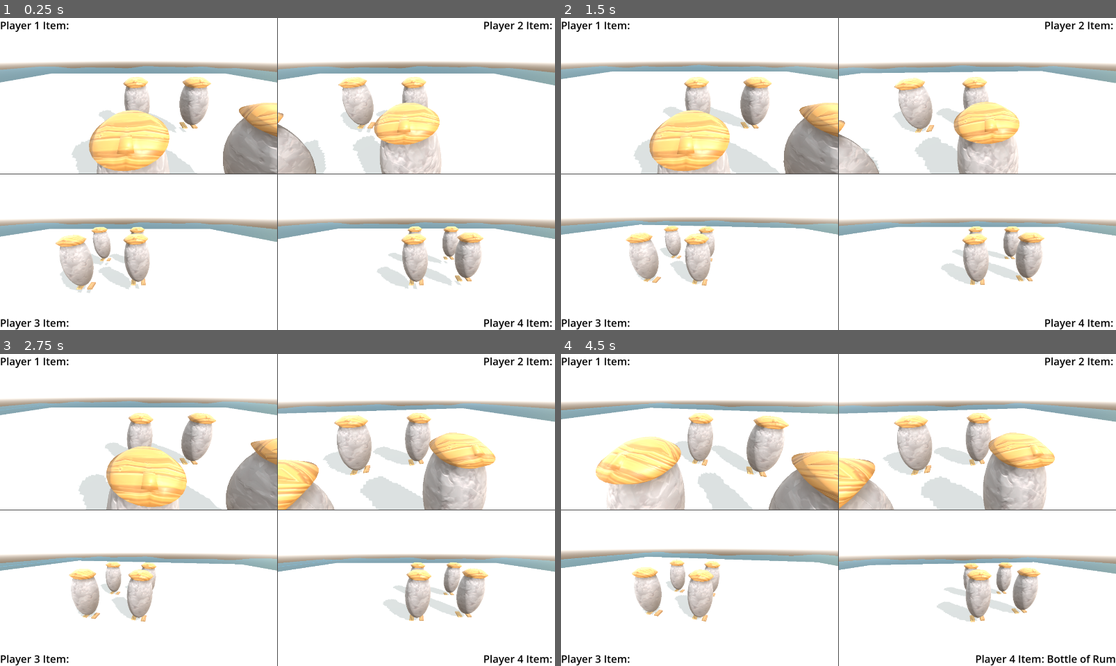
Above: before the commit, frames 1-4 (two rows, left to right).
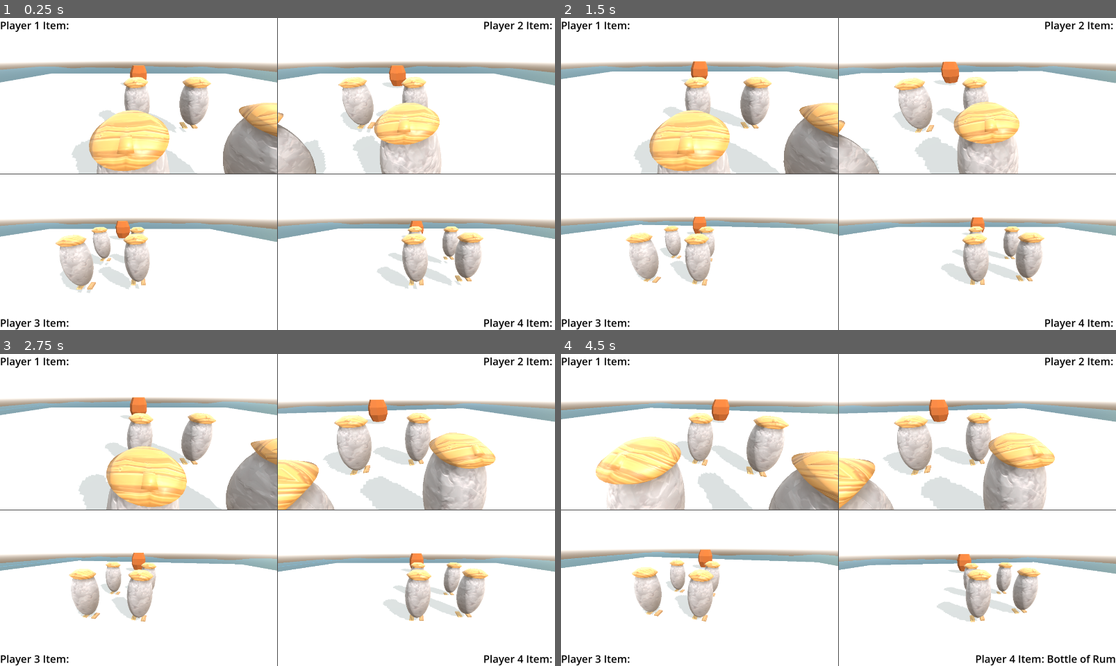
Above: after the commit, the same moments.

Repository: SofiaTilde/wrecked-DH2650-spel-project
Game: Godot game, scene res://node_3d.tscn
The game is run twice, just before and just after one commit, with the same random seed, the same clock (stepped at 60 frames per second) and the same inputs.
Inputs (mouse positions are in pixels of both pictures, inside the frame that each line leads up to):
- Up to frame 1 (0.25 s): no input
- Up to frame 2 (1.5 s): move the mouse to (866, 174) at 0.52 s; move the mouse to (810, 174) at 1.27 s
- Up to frame 3 (2.75 s): move the mouse to (288, 503) at 2.02 s
- Up to frame 4 (4.5 s): move the mouse to (832, 516) at 2.77 s; tap Enter at 3.5 s; move the mouse to (877, 513) at 3.52 s; move the mouse to (794, 506) at 4.27 s

The runs differ from the first frame. In frame 1, 0.5% of the frame differs, in the area x 19-77%, y 15-72%; in frame 2, 0.6%; in frame 3, 0.6%; in frame 4, 0.7%, in the area x 23-74%, y 14-71%.

Commit message:
Add barrel and eyepatch
The models/textures are placeholders. The eyepatch does not currently add an effect.

Diff:
--- /dev/null
+++ b/wrecked/barrel.gd
@@ -0,0 +1,24 @@
+extends Area3D
+
+@export var eyepatch: PackedScene
+var used := false
+func _on_body_entered(body: Node3D) -> void:
+	if used:
+		return
+	used = true
+
+	var item = eyepatch.instantiate()
+	get_parent().add_child(item)
+	item.position = self.position - Vector3(0, 0.7, 0)
+	self.visible = false
+	item.visible = true
+
+	# bob item up and down
+	var tween = get_tree().create_tween()
+	tween.tween_property(item, "global_position", item.global_position + Vector3.UP * 1.5, 0.5) # up 1.5
+	tween.tween_property(item, "global_position", item.global_position + Vector3.UP * 1, 0.25) # down  0.5
+	tween.tween_property(item, "global_position", item.global_position + Vector3.UP * 1.25, 0.25) # up 0.25
+	tween.set_trans(Tween.TRANS_SINE).set_ease(Tween.EASE_OUT)
+	await tween.finished
+	body.update_item_label(item.get_meta("item_name"))
+	item.queue_free() # delete item
--- /dev/null
+++ b/wrecked/items/eyepatch.tscn
@@ -0,0 +1,15 @@
+[gd_scene load_steps=3 format=3 uid="uid://bdvfrko7ynj1k"]
+
+[ext_resource type="ArrayMesh" uid="uid://4y31ju2wpesy" path="res://meshes/barrel/simple eyepatch.obj" id="1_x32ib"]
+
+[sub_resource type="StandardMaterial3D" id="StandardMaterial3D_i5arm"]
+albedo_color = Color(0, 0, 0, 1)
+
+[node name="Eyepatch" type="Node3D"]
+visible = false
+metadata/item_name = "Eyepatch"
+
+[node name="MeshInstance3D" type="MeshInstance3D" parent="."]
+transform = Transform3D(0.31, 0, 0, 0, 0.31, 0, 0, 0, 0.31, 0, 0.915, 0)
+mesh = ExtResource("1_x32ib")
+surface_material_override/0 = SubResource("StandardMaterial3D_i5arm")
--- a/wrecked/node_3d.tscn
+++ b/wrecked/node_3d.tscn
@@ -1,7 +1,10 @@
-[gd_scene load_steps=9 format=3 uid="uid://3f7k8dolqfhh"]
+[gd_scene load_steps=14 format=3 uid="uid://3f7k8dolqfhh"]
 
 [ext_resource type="PackedScene" uid="uid://g4tbrr3sfui2" path="res://player.tscn" id="1_a202f"]
 [ext_resource type="PackedScene" uid="uid://bxdelsa5s7rp2" path="res://water.tscn" id="2_noarx"]
+[ext_resource type="Script" uid="uid://dwg5ycl86o41a" path="res://barrel.gd" id="3_a0tk4"]
+[ext_resource type="ArrayMesh" uid="uid://clucx84csnefa" path="res://meshes/barrel/Simple barrel.obj" id="4_r3fl7"]
+[ext_resource type="PackedScene" uid="uid://bdvfrko7ynj1k" path="res://items/eyepatch.tscn" id="5_jka67"]
 
 [sub_resource type="PlaneMesh" id="PlaneMesh_a0tk4"]
 size = Vector2(40, 40)
@@ -20,6 +23,13 @@
 sky = SubResource("Sky_noarx")
 
 [sub_resource type="CameraAttributesPractical" id="CameraAttributesPractical_noarx"]
+
+[sub_resource type="CapsuleShape3D" id="CapsuleShape3D_r3fl7"]
+radius = 0.0005
+height = 1.338
+
+[sub_resource type="StandardMaterial3D" id="StandardMaterial3D_jka67"]
+albedo_color = Color(0.443231, 0.218158, 0.012401, 1)
 
 [node name="Level" type="Node3D"]
 
@@ -59,7 +69,7 @@
 
 [node name="SubViewport" type="SubViewport" parent="GridContainer/SubViewportContainer"]
 handle_input_locally = false
-size = Vector2i(2, 2)
+size = Vector2i(958, 538)
 render_target_update_mode = 4
 
 [node name="Player" parent="GridContainer/SubViewportContainer/SubViewport" instance=ExtResource("1_a202f")]
@@ -81,7 +91,7 @@
 
 [node name="SubViewport" type="SubViewport" parent="GridContainer/SubViewportContainer2"]
 handle_input_locally = false
-size = Vector2i(2, 2)
+size = Vector2i(958, 538)
 render_target_update_mode = 4
 
 [node name="Player2" parent="GridContainer/SubViewportContainer2/SubViewport" instance=ExtResource("1_a202f")]
@@ -108,7 +118,7 @@
 
 [node name="SubViewport" type="SubViewport" parent="GridContainer/SubViewportContainer3"]
 handle_input_locally = false
-size = Vector2i(2, 2)
+size = Vector2i(958, 538)
 render_target_update_mode = 4
 
 [node name="Player3" parent="GridContainer/SubViewportContainer3/SubViewport" instance=ExtResource("1_a202f")]
@@ -135,7 +145,7 @@
 
 [node name="SubViewport" type="SubViewport" parent="GridContainer/SubViewportContainer4"]
 handle_input_locally = false
-size = Vector2i(2, 2)
+size = Vector2i(958, 538)
 render_target_update_mode = 4
 
 [node name="Player4" parent="GridContainer/SubViewportContainer4/SubViewport" instance=ExtResource("1_a202f")]
@@ -156,3 +166,22 @@
 theme_override_colors/font_color = Color(0, 0, 0, 1)
 theme_override_font_sizes/font_size = 36
 text = "[Dynamic]"
+
+[node name="Barrel" type="Area3D" parent="."]
+transform = Transform3D(0.69, 0, 0, 0, 0.69, 0, 0, 0, 0.69, 0, 1.375, -8.31)
+script = ExtResource("3_a0tk4")
+eyepatch = ExtResource("5_jka67")
+
+[node name="CollisionShape3D" type="CollisionShape3D" parent="Barrel"]
+transform = Transform3D(2.79, 0, 0, 0, 2.79, 0, 0, 0, 2.79, 0, 0, 0)
+shape = SubResource("CapsuleShape3D_r3fl7")
+
+[node name="MeshInstance3D" type="MeshInstance3D" parent="Barrel"]
+mesh = ExtResource("4_r3fl7")
+surface_material_override/0 = SubResource("StandardMaterial3D_jka67")
+
+[node name="Items" type="Node3D" parent="."]
+
+[node name="Eyepatch" parent="Items" instance=ExtResource("5_jka67")]
+
+[connection signal="body_entered" from="Barrel" to="Barrel" method="_on_body_entered"]
--- a/wrecked/player_controller.gd
+++ b/wrecked/player_controller.gd
@@ -116,3 +116,7 @@
 		if Input.mouse_mode == Input.MOUSE_MODE_CAPTURED:
 			twist_input = -event.relative.x * mouse_sensitivity
 			pitch_input = -event.relative.y * mouse_sensitivity
+
+
+func _on_area_3d_visibility_changed() -> void:
+	pass # Replace with function body.
Not shown, added: wrecked/barrel.gd.uid
Not shown, added: wrecked/meshes/barrel/Simple barrel.obj
Not shown, added: wrecked/meshes/barrel/Simple barrel.obj.import
Not shown, added: wrecked/meshes/barrel/simple eyepatch.obj
Not shown, added: wrecked/meshes/barrel/simple eyepatch.obj.import
Not shown, added: .gitignore
